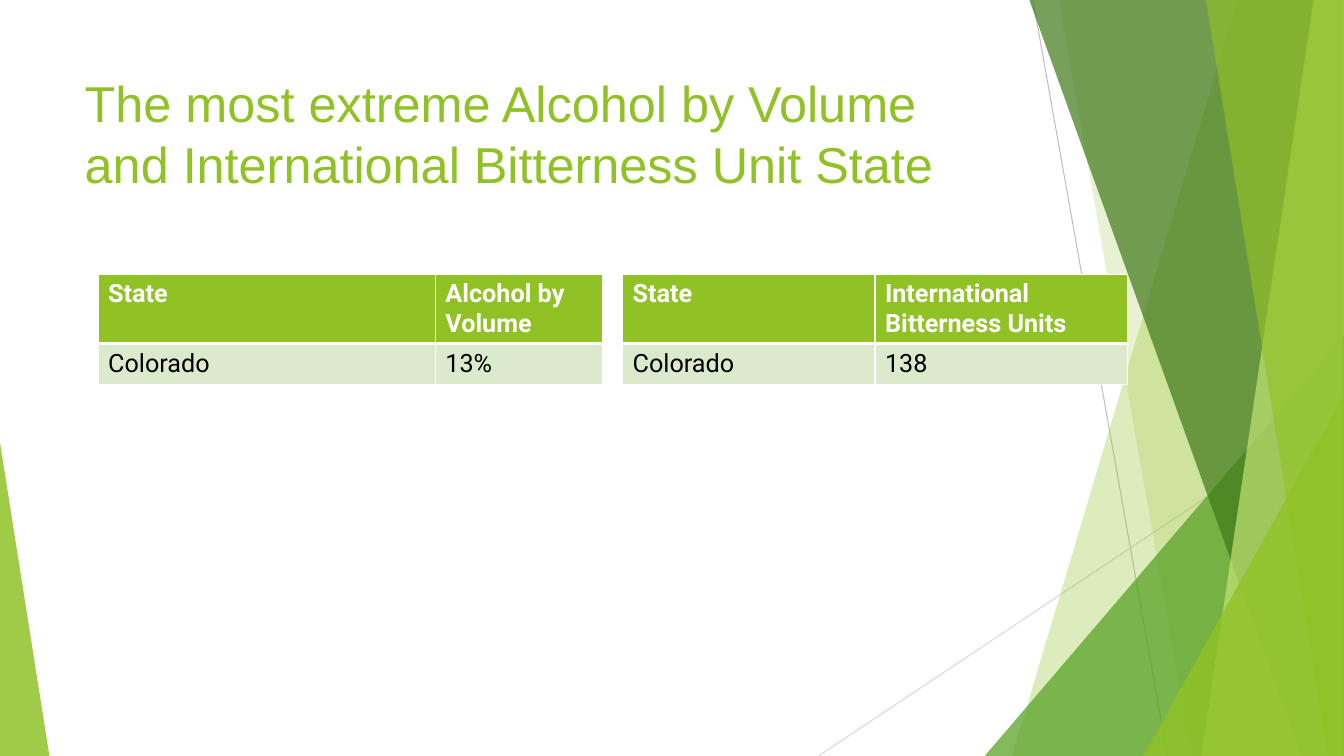
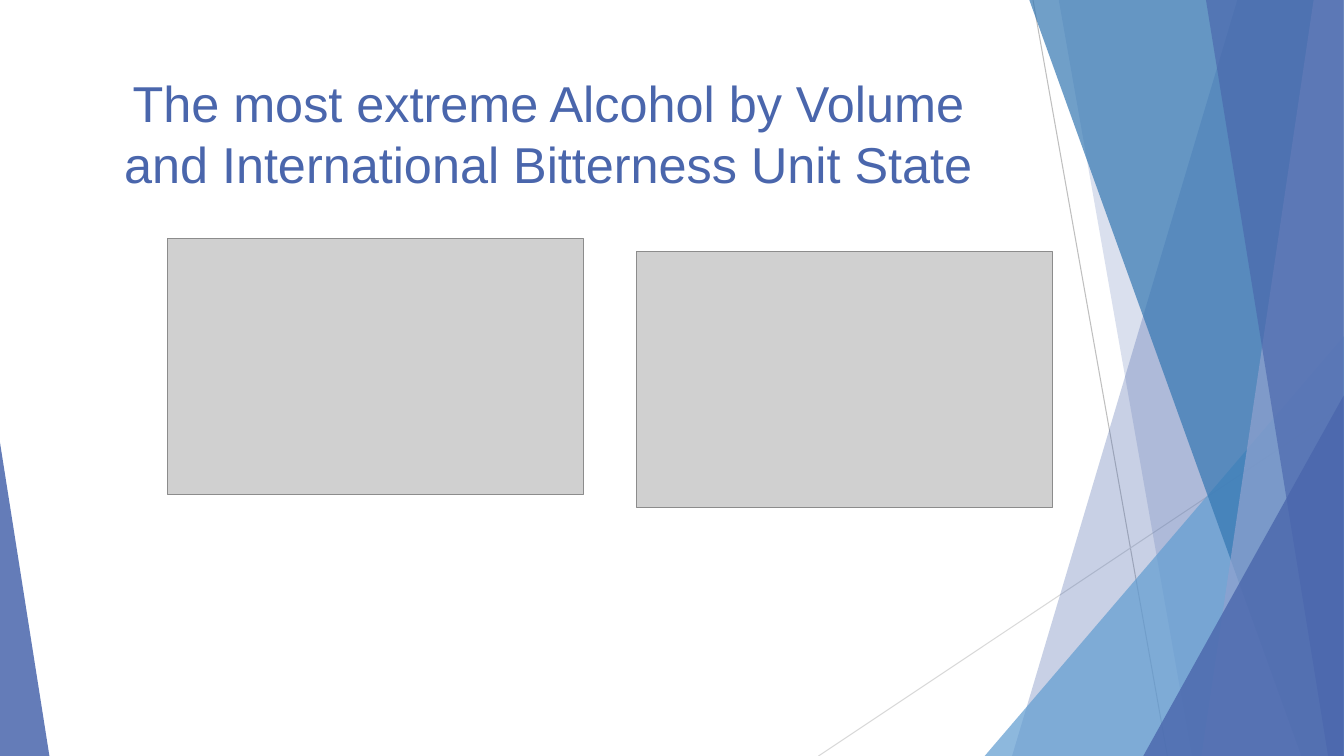
Before and after one commit to malcolmccarlson/DDS-CaseStudy1, a slide deck: slide 6 of MalcolmCarlsonBeerDataEDA.DDS6306.pptx. Drawn at 1344x756 pixels with LibreOffice and Linux fonts; fonts in the diff are those of the drawing; grey boxes stand for pictures. Boxes give left, top, right and bottom in pixels: in the first picture for what was removed or moved away, otherwise in the second. Text is boxed around its words. In the diff, an @@ line names an element or a change of style, - is before the commit and + after.

```diff
--- a/MalcolmCarlsonBeerDataEDA.DDS6306.pptx
+++ b/MalcolmCarlsonBeerDataEDA.DDS6306.pptx
@@ freeform shape at (x1=1012, y1=0, x2=1344, y2=756): fill #90C226 at 30% opacity to #4A66AC at 30% opacity @@
@@ freeform shape at (x1=1029, y1=0, x2=1344, y2=756): fill #3F7819 at 70% opacity to #3477B2 at 70% opacity @@
@@ freeform shape at (x1=1059, y1=0, x2=1344, y2=756): fill #90C226 at 20% opacity to #4A66AC at 20% opacity @@
@@ freeform shape at (x1=1202, y1=0, x2=1344, y2=756): fill #C0E474 at 70% opacity to #90A2CF at 70% opacity @@
@@ freeform shape at (x1=1206, y1=0, x2=1344, y2=756): fill #90C226 at 65% opacity to #4A66AC at 65% opacity @@
@@ title "The most extreme Alcohol by ..." at (x1=124, y1=85, x2=973, y2=184): text colour #90C226 to #4A66AC; alignment left to centre @@
@@ picture added at (x1=168, y1=239, x2=584, y2=495) @@
@@ picture added at (x1=637, y1=251, x2=1053, y2=507) @@
@@ table removed at (x1=98, y1=274, x2=603, y2=386), 2 rows, 2 columns @@
-State | Alcohol by Volume
-Colorado | 13%
@@ table removed at (x1=623, y1=274, x2=1127, y2=386), 2 rows, 2 columns @@
-State | International Bitterness Units
-Colorado | 138
@@ triangle at (x1=985, y1=336, x2=1344, y2=756): fill #54A021 at 72% opacity to #629DD1 at 72% opacity @@
@@ triangle at (x1=1143, y1=396, x2=1344, y2=756): fill #90C226 at 80% opacity to #4A66AC at 80% opacity @@
@@ triangle at (x1=0, y1=443, x2=49, y2=756): fill #90C226 at 85% opacity to #4A66AC at 85% opacity @@
```
Also in this commit, not shown: 11 other slides changed, 6 slides added, 1 slide removed, 1 other file.
